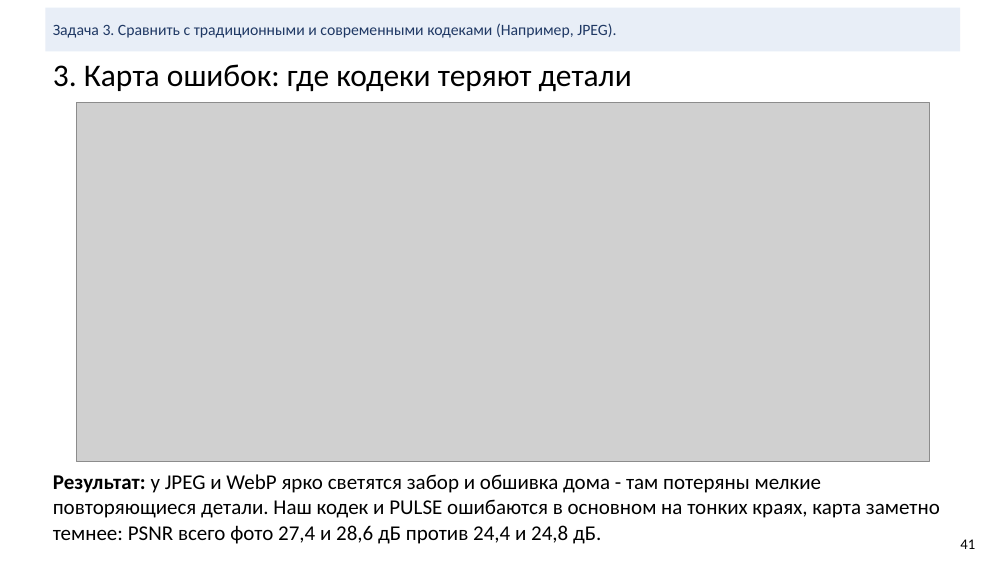
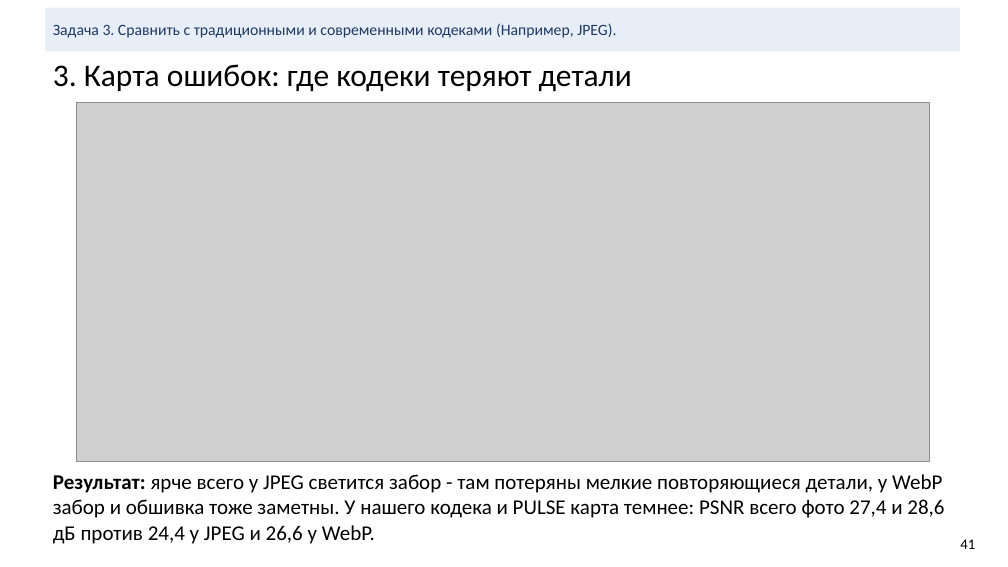
Before and after one commit to KDMCrypto/Deep-Image-Compression, a slide deck: slide 41 of documentation/cv-project-compression.pptx. Drawn at 1008x567 pixels with LibreOffice and Linux fonts; fonts in the diff are those of the drawing; grey boxes stand for pictures. Boxes give left, top, right and bottom in pixels: in the first picture for what was removed or moved away, otherwise in the second. Text is boxed around its words. In the diff, an @@ line names an element or a change of style, - is before the commit and + after.

Commit message:
Add the DiT-IC 0.1 bpp comparison and pick fair JPEG/WebP settings
DiT-IC becomes a four-level curve in the notebook and the slides, gets a
row in the equal-quality table and three new slides against JPEG and WebP
at about 0.1 bpp. The visual slides now give JPEG and WebP their best-PSNR
setting with a file from -15% to +5% of the reference instead of the
nearest file size. The code-list slide is removed (47 slides).

```diff
--- a/documentation/cv-project-compression.pptx
+++ b/documentation/cv-project-compression.pptx
@@ text at bbox=[53, 474, 944, 544]: text changed @@
-Результат: у JPEG и WebP ярко светятся забор и обшивка дома - там потеряны мелкие повторяющиеся детали. Наш кодек и PULSE ошибаются в основном на тонких краях, карта заметно темнее: PSNR всего фото 27,4 и 28,6 дБ против 24,4 и 24,8 дБ.
+Результат: ярче всего у JPEG светится забор - там потеряны мелкие повторяющиеся детали, у WebP забор и обшивка тоже заметны. У нашего кодека и PULSE карта темнее: PSNR всего фото 27,4 и 28,6 дБ против 24,4 у JPEG и 26,6 у WebP.
```
Also in this commit, not shown: 11 other slides changed, 3 slides added, 1 slide removed, 18 other files.
